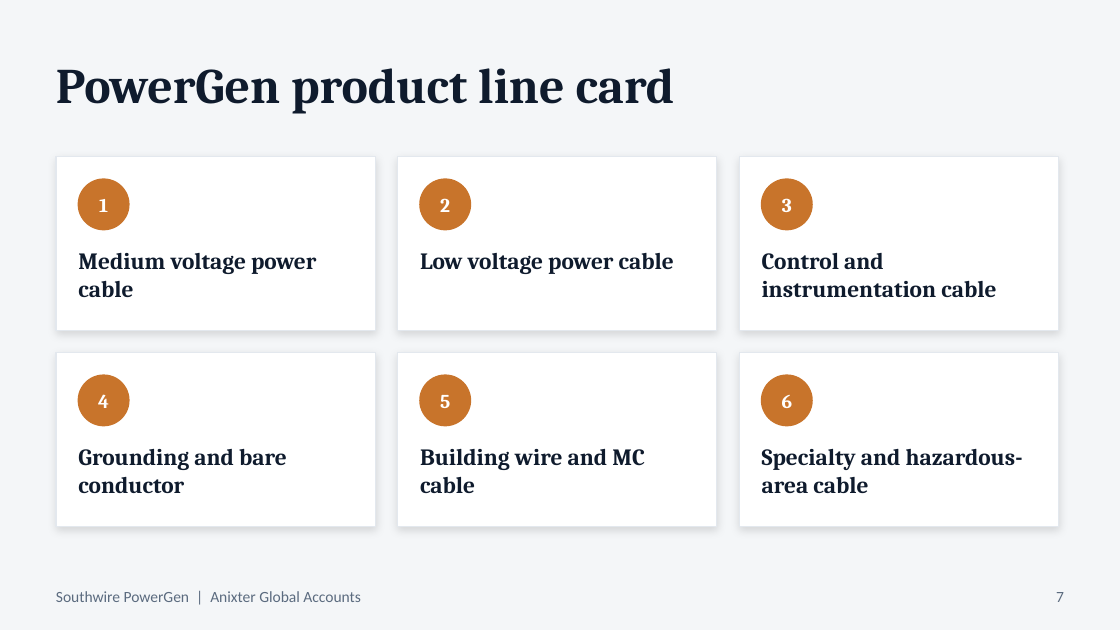
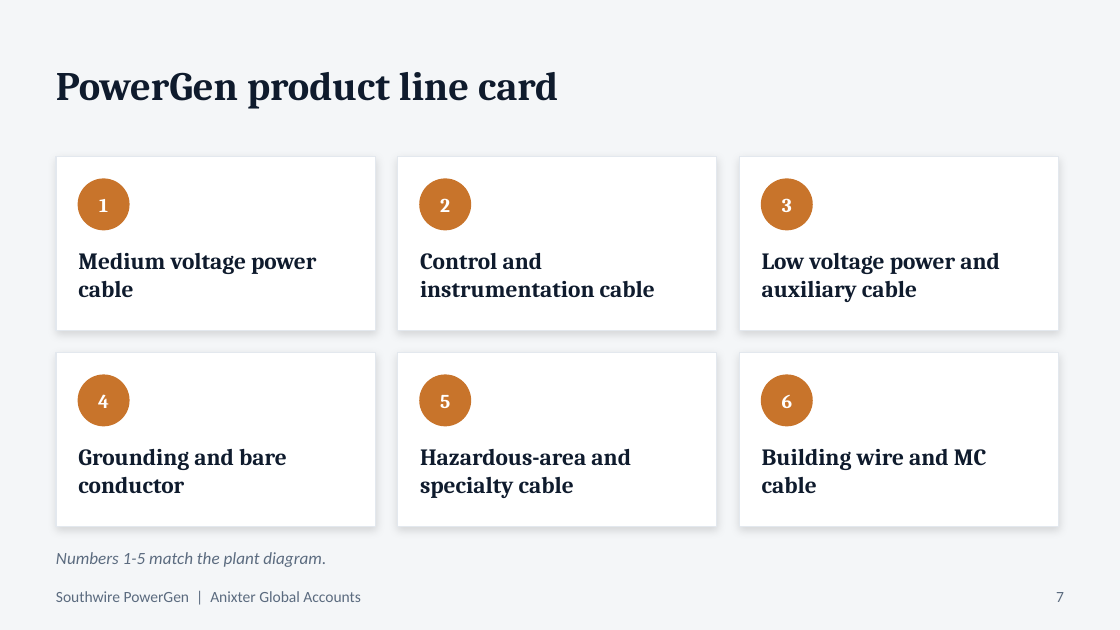
Before and after one commit to shardt87/ln, a slide deck: slide 7 of presentations/Anixter_PowerGen_Presentation_DRAFT.pptx. Drawn at 1120x630 pixels with LibreOffice and Linux fonts; fonts in the diff are those of the drawing. Boxes give left, top, right and bottom in pixels: in the first picture for what was removed or moved away, otherwise in the second. Text is boxed around its words. In the diff, an @@ line names an element or a change of style, - is before the commit and + after.

```diff
--- a/presentations/Anixter_PowerGen_Presentation_DRAFT.pptx
+++ b/presentations/Anixter_PowerGen_Presentation_DRAFT.pptx
@@ text "PowerGen product line card" at (56, 72, 558, 109): size 32 to 26 pt @@
@@ text at (420, 253, 655, 297): text changed @@
-Low voltage power cable
+Control and instrumentation cable
@@ text at (762, 253, 1000, 302): text changed @@
-Control and instrumentation cable
+Low voltage power and auxiliary cable
@@ text at (420, 449, 631, 498): text changed @@
-Building wire and MC cable
+Hazardous-area and specialty cable
@@ text at (762, 449, 987, 493): text changed @@
-Specialty and hazardous-area cable
+Building wire and MC cable
@@ text added at (56, 552, 326, 567), 11 pt, text #5B6B7F, italic @@
+Numbers 1-5 match the plant diagram.
```
Also in this commit, not shown: 7 other slides changed.
